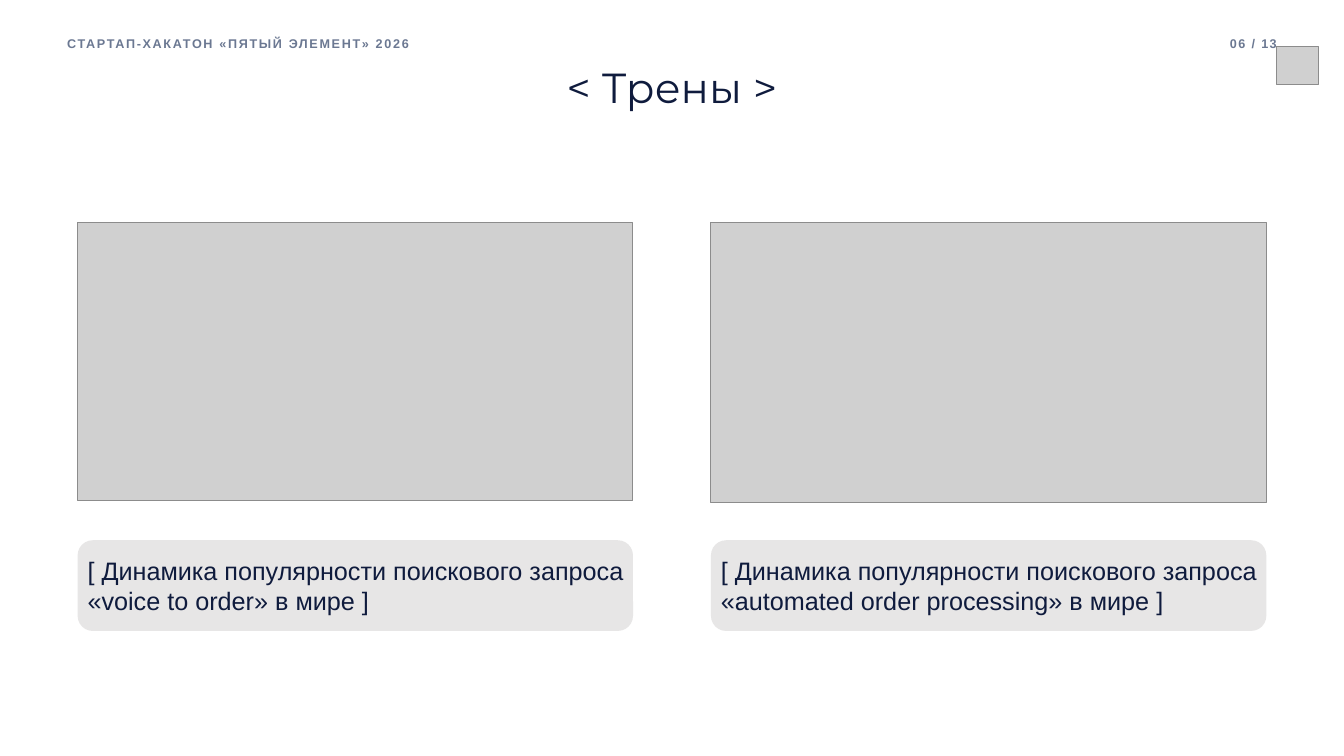
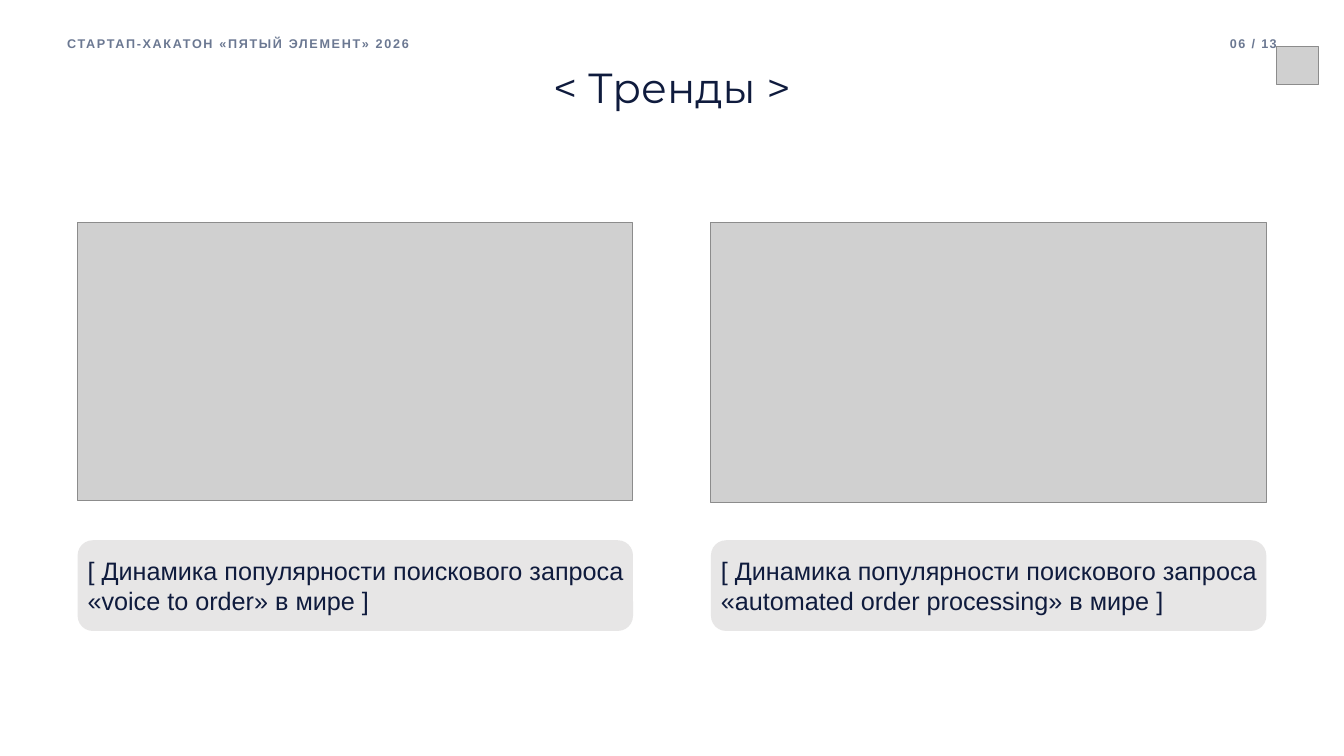
Before and after one commit to D4rkButterfly/XAXAXAXXAton, a slide deck: slide 6 of Хахатон.pptx. Drawn at 1344x756 pixels with LibreOffice and Linux fonts; fonts in the diff are those of the drawing; grey boxes stand for pictures. Boxes give left, top, right and bottom in pixels: in the first picture for what was removed or moved away, otherwise in the second. Text is boxed around its words. In the diff, an @@ line names an element or a change of style, - is before the commit and + after.

```diff
--- a/Хахатон.pptx
+++ b/Хахатон.pptx
@@ text at [588, 73, 755, 111]: text changed @@
-< Трены >
+< Тренды >
```
Also in this commit, not shown: 1 other slide changed.
